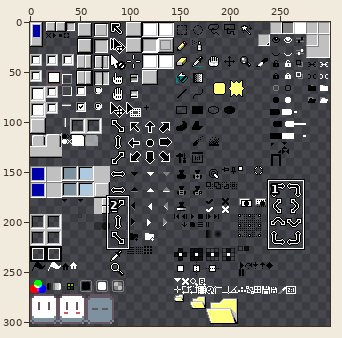
Two versions of one sprite sheet, Aseprite 95/sheet.png. Above, an overview of the earlier version with the close-up marked.
Close-up. The starting point:
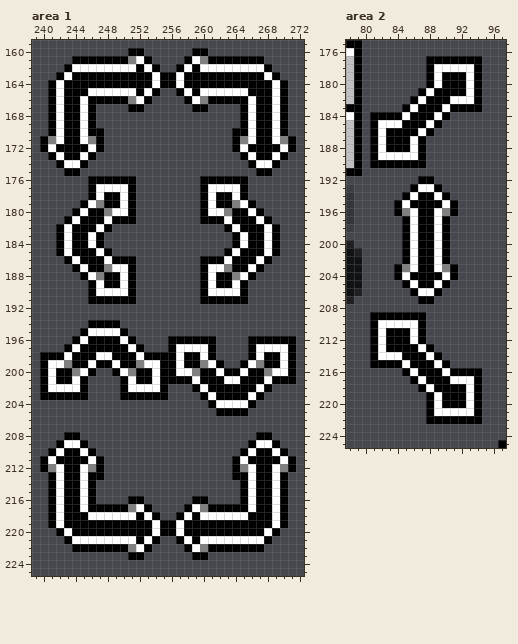
The file is 300x304 pixels. Pixels under 10% opacity are left out. Colours within 5 levels of each other are drawn and written as one. Shown: area 1: x 239..272, y 159..225; area 2: x 78..97, y 175..225. The commit also changed other parts of the picture, which this record leaves out.
After:
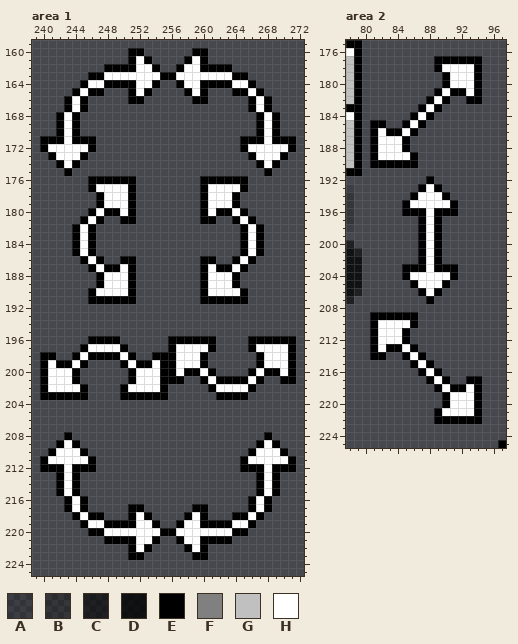
Palette (. is transparent): A #00000024  B #00000040  C #0000008c  D #000000c0  E #000000  F #808080  G #c0c0c0  H #ffffff
Changes in this commit:
--- area 1
@@ x 239..272 @@
 160 ............EE......EE............
-161 .....EEEEEEEFHE....EHFEEEEEEE.....
-162 ....EHHHHHHHHEHE..EHEHHHHHHHHE....
-163 ...EHEEEEEEEEEEHEEHEEEEEEEEEEHE...
-164 ..EHEEEEEEEEEEEHEEHEEEEEEEEEEEHE..
-165 ..EHEEEHHHHHHEHE..EHEHHHHHHEEEHE..
-166 ..EHEEHEEEEEFHE....EHFEEEEEHEEHE..
-167 ..EHEEHE....EE......EE....EHEEHE..
-168 ..EHEEHE..................EHEEHE..
-169 ..EHEEHE..................EHEEHE..
-170 ..EHEEHEE................EEHEEHE..
-171 .EFHEEHFE................EFHEEHFE.
-172 .EHEEEEHE................EHEEEEHE.
-173 ..EHEEHE..................EHEEHE..
-174 ...EHHE....................EHHE...
-175 ....EE......................EE....
+161 ............EHE....EHE............
+162 .........EEEEHHE..EHHEEEE.........
+163 .......EEHHHHHHHEEHHHHHHHEE.......
+164 ......EHHEEEEHHE..EHHEEEEHHE......
+165 .....EHEE...EHE....EHE...EEHE.....
+166 ....EHE.....EE......EE.....EHE....
+167 ....EHE....................EHE....
+168 ...EHE......................EHE...
+169 ...EHE......................EHE...
+170 ...EHE......................EHE...
+171 .EEEHEEE..................EEEHEEE.
+172 .EHHHHHE..................EHHHHHE.
+173 ..EHHHE....................EHHHE..
+174 ...EHE......................EHE...
+175 ....E........................E....
 176 .......EEEEEE........EEEEEE.......
 177 .......EHHHHE........EHHHHE.......
-178 .......EHEEHE........EHEEHE.......
-179 ......EHFEEHE........EHEEFHE......
-180 .....EHEEFHHE........EHHFEEHE.....
-181 ....EHEEEHEEE........EEEHEEEHE....
-182 ...EHEEEHE..............EHEEEHE...
-183 ...EHEEHE................EHEEHE...
-184 ...EHEEHE................EHEEHE...
-185 ...EHEEEHE..............EHEEEHE...
-186 ....EHEEEHEEE........EEEHEEEHE....
-187 .....EHEEFHHE........EHHFEEHE.....
-188 ......EHFEEHE........EHEEFHE......
-189 .......EHEEHE........EHEEHE.......
+178 ........EHHHE........EHHHE........
+179 ........EHHHE........EHHHE........
+180 .......EHEEHE........EHEEHE.......
+181 ......EHE..EE........EE..EHE......
+182 .....EHE..................EHE.....
+183 .....EHE..................EHE.....
+184 .....EHE..................EHE.....
+185 .....EHE..................EHE.....
+186 ......EHE..EE........EE..EHE......
+187 .......EHEEHE........EHEEHE.......
+188 ........EHHHE........EHHHE........
+189 ........EHHHE........EHHHE........
 190 .......EHHHHE........EHHHHE.......
@@ x 239..272 @@
 193 ..................................
-194 .......EEEE.......................
-195 ......EHHHHE......................
-196 .....EHEEEEHE....EEEEEE....EEEEEE.
-197 ....EHEEEEEEHE...EHHHHE....EHHHHE.
-198 .EEEHEEEHHEEEHEEEEHEEHE....EHEEHE.
-199 .EHHFEEHEEHEEFHHEEHEEFHE..EHFEEHE.
-200 .EHEEFHE..EHFEEHEEHHFEEHEEHEEFHHE.
-201 .EHEEHE....EHEEHEEEEHEEEHHEEEHEEE.
-202 .EHHHHE....EHHHHE...EHEEEEEEHE....
-203 .EEEEEE....EEEEEE....EHEEEEHE.....
-204 ......................EHHHHE......
-205 .......................EEEE.......
+194 ..................................
+195 ..................................
+196 .......EEEE......EEEEEE....EEEEEE.
+197 ......EHHHHE.....EHHHHE....EHHHHE.
+198 .EE..EHEEEEHE..EEEHHHE......EHHHE.
+199 .EHEEHE....EHEEHEEHHHE......EHHHE.
+200 .EHHHE......EHHHEEHEEHE....EHEEHE.
+201 .EHHHE......EHHHEEE..EHEEEEHE..EE.
+202 .EHHHHE....EHHHHE.....EHHHHE......
+203 .EEEEEE....EEEEEE......EEEE.......
+204 ..................................
+205 ..................................
 206 ..................................
 207 ..................................
-208 ....EE......................EE....
-209 ...EHHE....................EHHE...
-210 ..EHEEHE..................EHEEHE..
-211 .EHEEEEHE................EHEEEEHE.
-212 .EFHEEHFE................EFHEEHFE.
-213 ..EHEEHEE................EEHEEHE..
-214 ..EHEEHE..................EHEEHE..
-215 ..EHEEHE..................EHEEHE..
-216 ..EHEEHE....EE......EE....EHEEHE..
-217 ..EHEEHEEEEEFHE....EHFEEEEEHEEHE..
-218 ..EHEEEHHHHHHEHE..EHEHHHHHHEEEHE..
-219 ..EHEEEEEEEEEEEHEEHEEEEEEEEEEEHE..
-220 ...EHEEEEEEEEEEHEEHEEEEEEEEEEHE...
-221 ....EHHHHHHHHEHE..EHEHHHHHHHHE....
-222 .....EEEEEEEFHE....EHFEEEEEEE.....
+208 ....E........................E....
+209 ...EHE......................EHE...
+210 ..EHHHE....................EHHHE..
+211 .EHHHHHE..................EHHHHHE.
+212 .EEEHEEE..................EEEHEEE.
+213 ...EHE......................EHE...
+214 ...EHE......................EHE...
+215 ...EHE......................EHE...
+216 ....EHE....................EHE....
+217 ....EHE.....EE......EE.....EHE....
+218 .....EHEE...EHE....EHE...EEHE.....
+219 ......EHHEEEEHHE..EHHEEEEHHE......
+220 .......EEHHHHHHHEEHHHHHHHEE.......
+221 .........EEEEHHE..EHHEEEE.........
+222 ............EHE....EHE............
 223 ............EE......EE............
--- area 2
@@ x 78..97 @@
 176 HE..................
-177 GE........EEEEEEE...
-178 GE........EHHHHHE...
-179 GE........EHEEEHE...
-180 GE........EHEEEHE...
-181 GE.......EHEEEEHE...
-182 GE......EHEEEHHHE...
-183 EE.....EHEEEHEEEE...
-184 HE.EEEEHEEEHE.......
-185 GE.EHHHEEEHE........
-186 GE.EHEEEEHE.........
-187 GE.EHEEEHE..........
-188 GE.EHEEEHE..........
-189 GE.EHHHHHE..........
-190 GE.EEEEEEE..........
+177 GE.........EEEEEE...
+178 GE.........EHHHHE...
+179 GE..........EHHHE...
+180 GE..........EHHHE...
+181 GE.........EHEEHE...
+182 GE........EHE..EE...
+183 EE.......EHE........
+184 HE......EHE.........
+185 GE.EE..EHE..........
+186 GE.EHEEHE...........
+187 GE.EHHHE............
+188 GE.EHHHE............
+189 GE.EHHHHE...........
+190 GE.EEEEEE...........
 191 EE..................
-192 .........EE.........
-193 A.......EHHE........
-194 B......EHEEHE.......
-195 B.....EHEEEEHE......
-196 B.....EFHEEHFE......
-197 B......EHEEHE.......
-198 A......EHEEHE.......
-199 .......EHEEHE.......
-200 C......EHEEHE.......
-201 DC.....EHEEHE.......
-202 DD.....EHEEHE.......
-203 DD....EFHEEHFE......
-204 DD....EHEEEEHE......
-205 DD.....EHEEHE.......
-206 DC......EHHE........
-207 C........EE.........
+192 ..........E.........
+193 A........EHE........
+194 B.......EHHHE.......
+195 B......EHHHHHE......
+196 B......EEEHEEE......
+197 B........EHE........
+198 A........EHE........
+199 .........EHE........
+200 C........EHE........
+201 DC.......EHE........
+202 DD.......EHE........
+203 DD.....EEEHEEE......
+204 DD.....EHHHHHE......
+205 DD......EHHHE.......
+206 DC.......EHE........
+207 C.........E.........
 208 ....................
-209 ...EEEEEEE..........
-210 ...EHHHHHE..........
-211 ...EHEEEHE..........
-212 ...EHEEEHE..........
-213 ...EHEEEEHE.........
-214 ...EHHHEEEHE........
-215 ...EEEEHEEEHE.......
-216 .......EHEEEHEEEE...
-217 ........EHEEEHHHE...
-218 .........EHEEEEHE...
-219 ..........EHEEEHE...
-220 ..........EHEEEHE...
-221 ..........EHHHHHE...
-222 ..........EEEEEEE...
+209 ...EEEEEE...........
+210 ...EHHHHE...........
+211 ...EHHHE............
+212 ...EHHHE............
+213 ...EHEEHE...........
+214 ...EE..EHE..........
+215 ........EHE.........
+216 .........EHE........
+217 ..........EHE..EE...
+218 ...........EHEEHE...
+219 ............EHHHE...
+220 ............EHHHE...
+221 ...........EHHHHE...
+222 ...........EEEEEE...
 223 ....................
Pixel boxes of the changes (left, top, right, bottom) in both close-ups:
changed: (48, 56, 288, 552)
changed: (370, 56, 482, 424)
